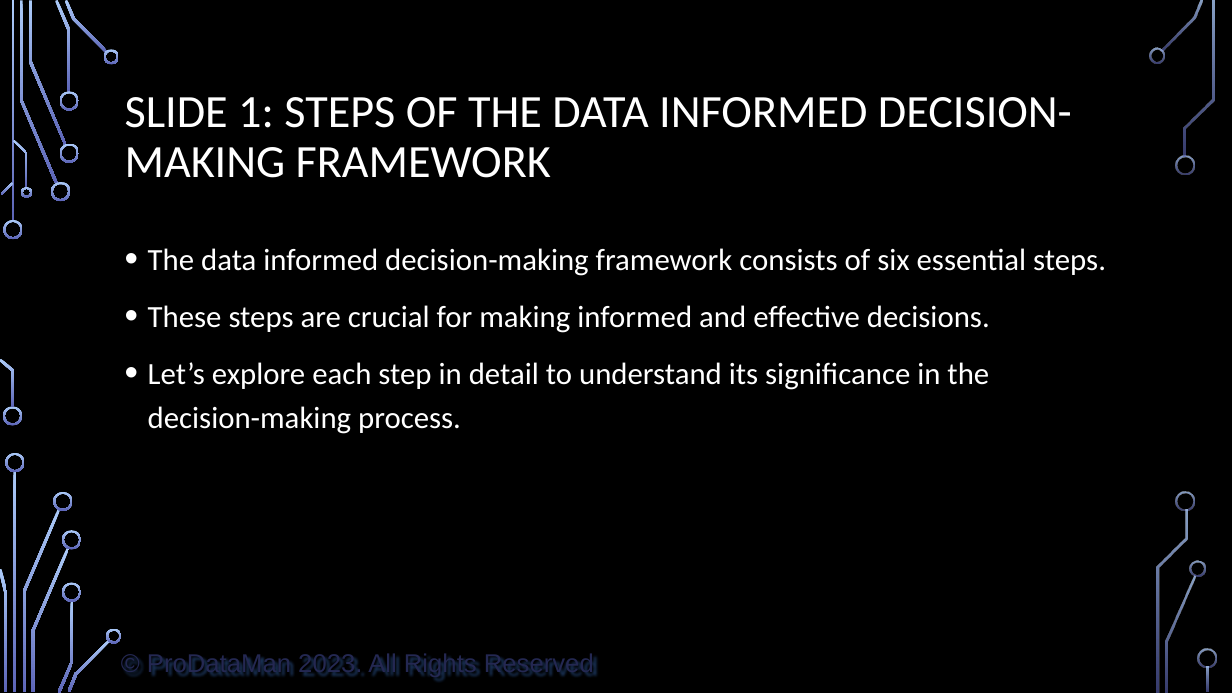
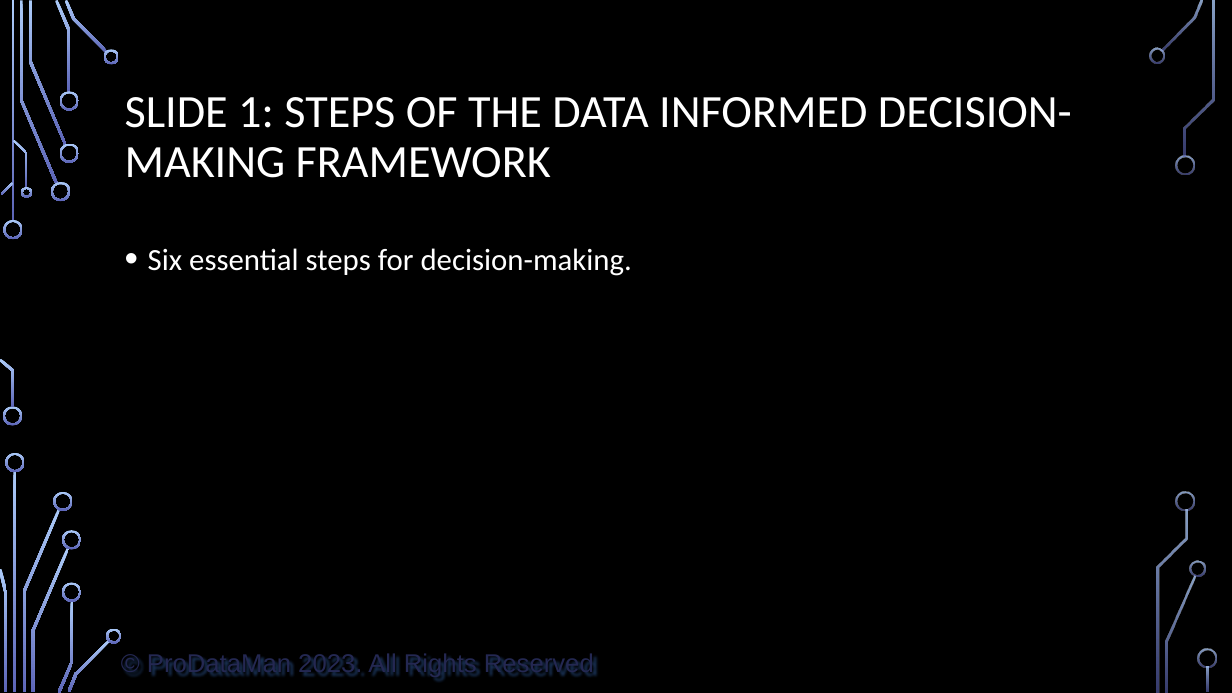
Before and after one commit to ProDataMan/Data-Literacy, a slide deck: slide 2 of Chapter09.pptx. Drawn at 1232x693 pixels with LibreOffice and Linux fonts; fonts in the diff are those of the drawing; background and template pictures are left out. Boxes give left, top, right and bottom in pixels: in the first picture for what was removed or moved away, otherwise in the second. Text is boxed around its words. In the diff, an @@ line names an element or a change of style, - is before the commit and + after.

```diff
--- a/Chapter09.pptx
+++ b/Chapter09.pptx
@@ text at (x1=148, y1=248, x2=632, y2=276): text changed @@
-• The data informed decision-making framework consists of six essential steps.
-• These steps are crucial for making informed and effective decisions.
-• Let’s explore each step in detail to understand its significance in the decision-making process.
+• Six essential steps for decision-making.
```
Also in this commit, not shown: 12 other slides changed, 1 other file.
